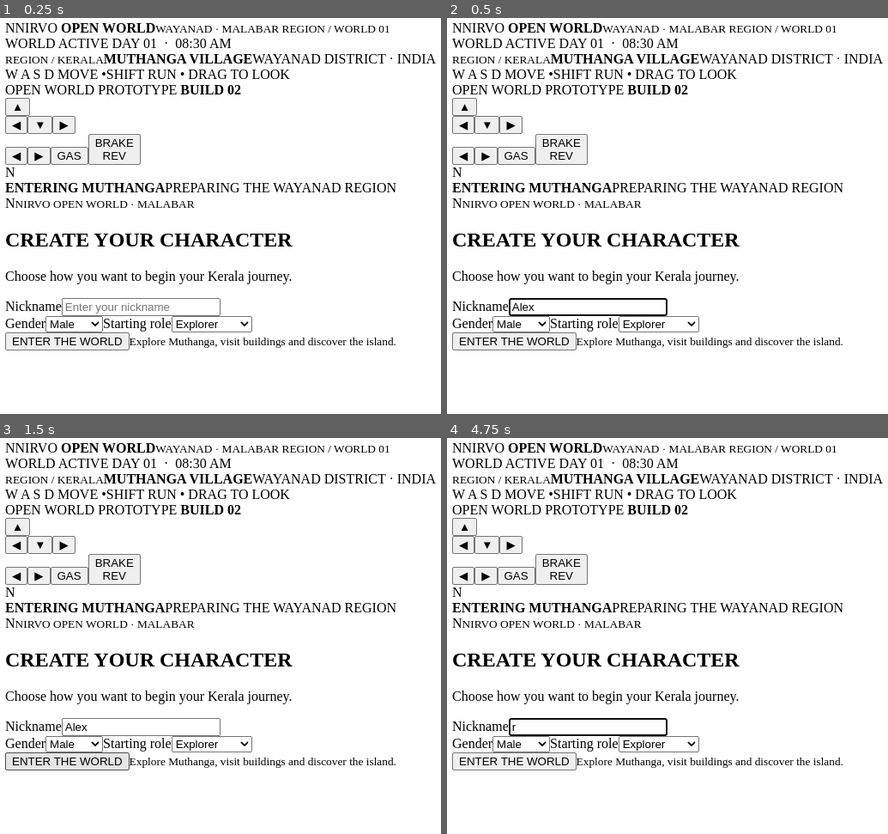
Above: before the commit, frames 1-4 (two rows, left to right).
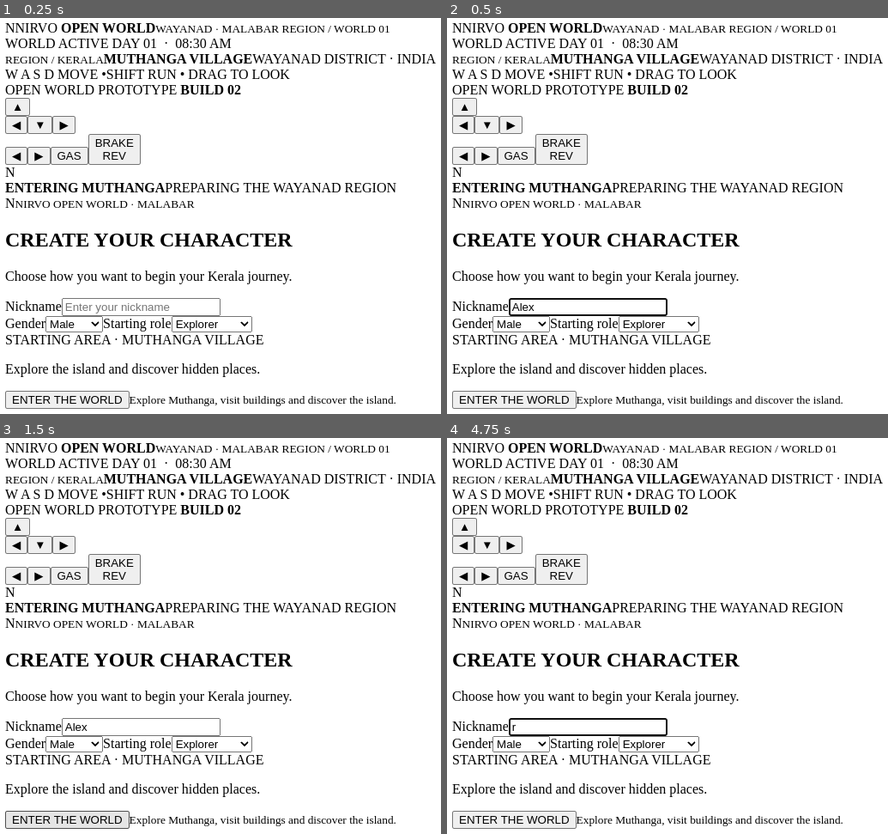
Above: after the commit, the same moments.

Repository: usrcalanabi-oss/Nirvo-open-game
Game: browser game, page index.html
The game is run twice, just before and just after one commit, with the same random seed, the same clock (stepped at 60 frames per second) and the same inputs.
Inputs (mouse positions are in pixels of both pictures, inside the frame that each line leads up to):
- Up to frame 1 (0.25 s): no input
- Up to frame 2 (0.5 s): click (588, 307) at 0.27 s; type "Alex" at 0.27 s
- Up to frame 3 (1.5 s): click "ENTER THE WORLD" at 0.52 s; hold Right from 1.03 s (still down); tap Space at 1.1 s
- Up to frame 4 (4.75 s): release Right at 1.53 s; hold Down 1.58-1.85 s; tap Space every 0.5 s from 1.6 to 4.6 s; hold Left 1.9-2.47 s; click "ENTER THE WORLD" at 2.02 s; hold Up 2.52-2.82 s; hold Right 2.87-3.53 s; hold Up 3.58-3.82 s; hold Left 3.87-4.3 s; hold Down 4.35-4.68 s; click (588, 727) at 4.52 s; type "r" at 4.52 s; tap Enter at 4.55 s; hold Right from 4.73 s (still down)

The runs differ from the first frame. In frame 1, 2.8% of the frame differs, in the area x 1-90%, y 79-99%; in frame 2, 2.8%; in frame 3, 4.4%; in frame 4, 2.8%.
Error in both runs: TypeError: Failed to resolve module specifier "three". Relative references must start with either "/", "./", or "../".

Commit message:
Show role-specific starting area and career briefing

Diff:
--- a/index.html
+++ b/index.html
@@ -1 +1 @@
-<!doctype html><html lang="en"><head><meta charset="UTF-8"/> …(2424 unchanged characters)… pkeeper</option></select></label></div><button id="startGame" type="button">ENTE …(198 unchanged characters)…
+<!doctype html><html lang="en"><head><meta charset="UTF-8"/> …(2424 unchanged characters)… pkeeper</option></select></label></div><div class="role-start" id="roleStartArea">STARTING AREA · MUTHANGA VILLAGE</div><p class="role-description" id="roleDescription">Explore the island and discover hidden places.</p><button id="startGame" type="button">ENTE …(198 unchanged characters)…
